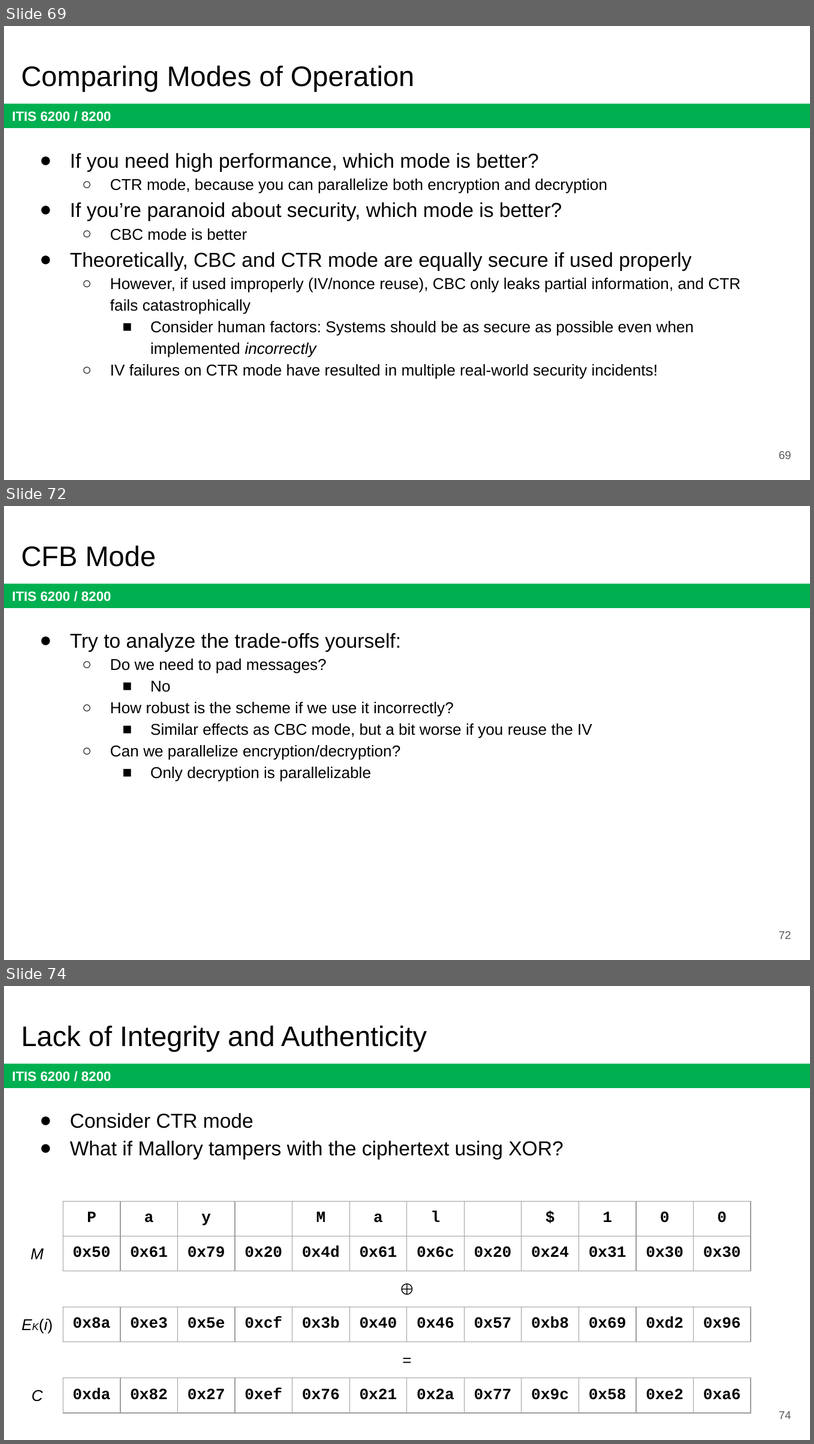
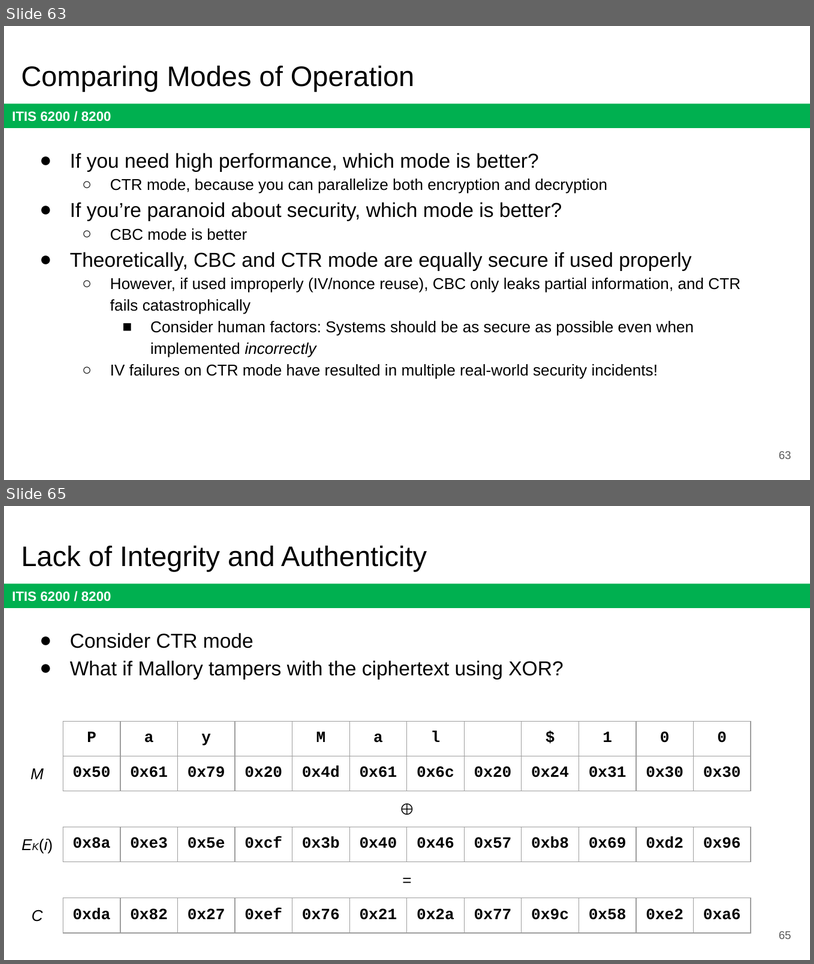
Before and after one commit to jx5c/github.io, a slide deck: teaching/ITIS6200/2023fa/lectures/lec03.pptx. Shown one above the other, each under a label of ours: slides 69, 72 and 74 before the commit, slides 63 and 65 after it; the slides between them are not shown. The pictures are 814x1444 and 814x964 pixels, drawn with LibreOffice and Linux fonts; fonts in the diff are those of the drawing. Boxes give left, top, right and bottom in pixels: in the first picture for what was removed or moved away, otherwise in the second. Text is boxed around its words. In the diff, an @@ line names an element or a change of style, - is before the commit and + after.

```diff
--- a/teaching/ITIS6200/2023fa/lectures/lec03.pptx
+++ b/teaching/ITIS6200/2023fa/lectures/lec03.pptx
@@ slide 72 removed at (4, 506, 810, 960), background #FFFFFF; not listed: 1 template element that a slide beside it also shows @@
@@ title removed at (21, 546, 156, 567) @@
-CFB Mode
@@ text removed at (70, 633, 593, 781) @@
-● Try to analyze the trade-offs yourself:
-  ○ Do we need to pad messages?
-    ■ No
-  ○ How robust is the scheme if we use it incorrectly?
-    ■ Similar effects as CBC mode, but a bit worse if you reuse the IV
-  ○ Can we parallelize encryption/decryption?
-    ■ Only decryption is parallelizable
@@ page number removed at (779, 931, 792, 939) @@
-72
@@ what was slide 69 is now slide 63 @@
@@ page number at (779, 451, 792, 459): text changed @@
-69
+63
@@ what was slide 74 is now slide 65 @@
@@ page number at (779, 931, 792, 939): text changed @@
-74
+65
```
Also in this commit, not shown: 3 slides changed, 8 other slides removed, 1 other file.
